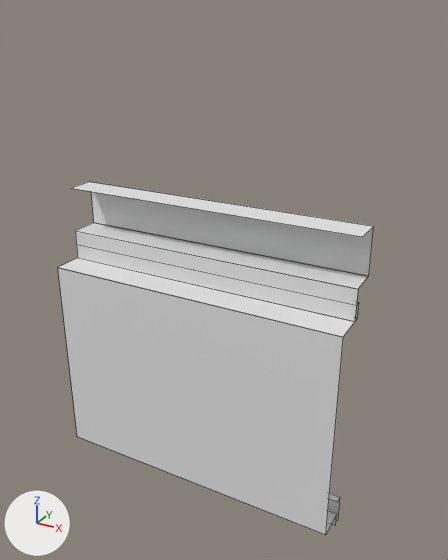
The FBX model SmugglerUnity/Assets/Models/urbanShops/shopWindowCenter.fbx as it was, and as the next commit left it.
Both versions are drawn from a 50 mm camera at (1.85, -3.85, 3.1) aimed at (0.12, -0.72, 1.54). The axes (+X, +Y, +Z) are drawn at lower left. The lights are the same throughout. Mesh edges are drawn as thin lines. Vertices at the same position are counted once.

The first picture shows 'shopWindowCenter'.
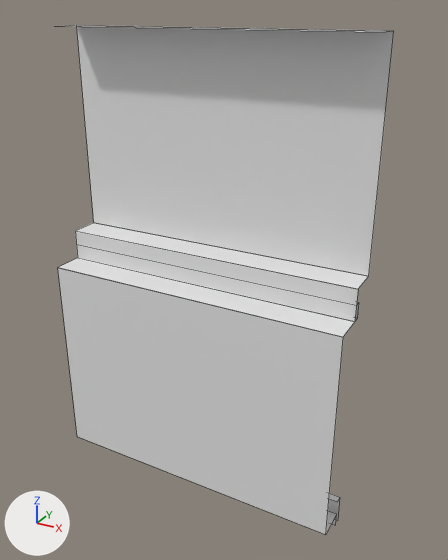
What the commit changed:
me_mesh has 52 vertices, 23 faces and spans x -1.0..1.0, y -1.0..-0.6, z 0.0..2.0.
me_mesh is used by ob_shopwindowcenter; location (0.0, 0.0, 0.0).
Before the commit, vertices of me_mesh: 10 (-1.0, -0.8, 2.0) at pixel (70, 188), 11 (1.0, -0.8, 2.0) at pixel (362, 236), 32 (-1.0, -0.6, 2.0) at pixel (90, 181), 33 (-1.0, -0.6, 2.0) at pixel (90, 181), 34 (1.0, -0.6, 2.0) at pixel (373, 226).
Before the commit, vertices of me_mesh: 35 (1.0, -0.6, 2.0) at pixel (373, 226).
Part 1, on me_mesh:
Vertices 10, 11, 32 to 35 of me_mesh move by (0.0, 0.0, 1.0).

Where the change shows, as pixel boxes [x1, y1, x2, y2] in the pictures (448 x 560 px; the box of a moved part takes in the faces that stretch with it):
'shopWindowCenter', reshaped (6% wider, 44% taller): before [58, 181, 374, 534]; after [58, 25, 394, 534]
part 1 of me_mesh, moved or reshaped: before [72, 181, 374, 276]; after [70, 25, 394, 276]
